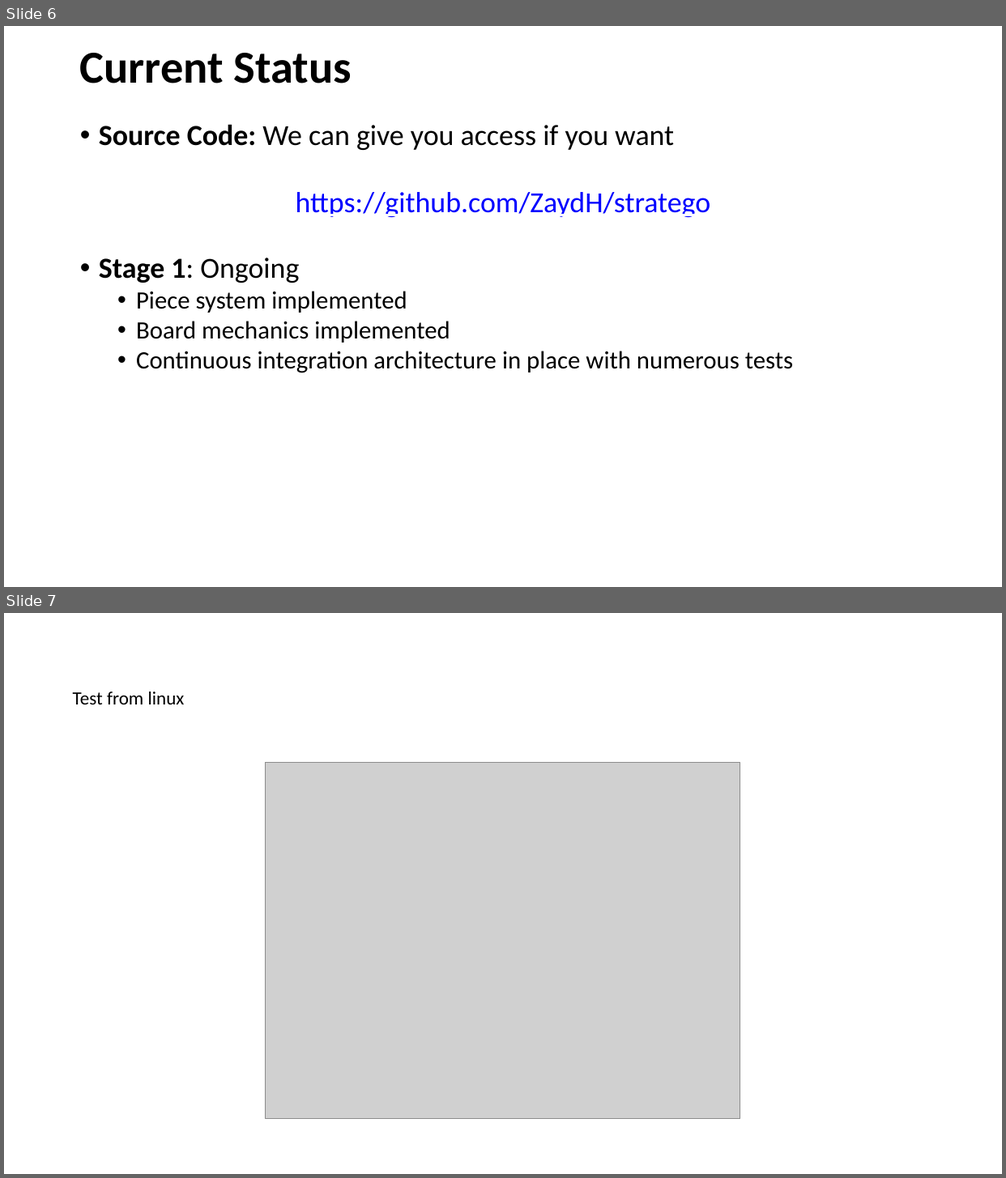
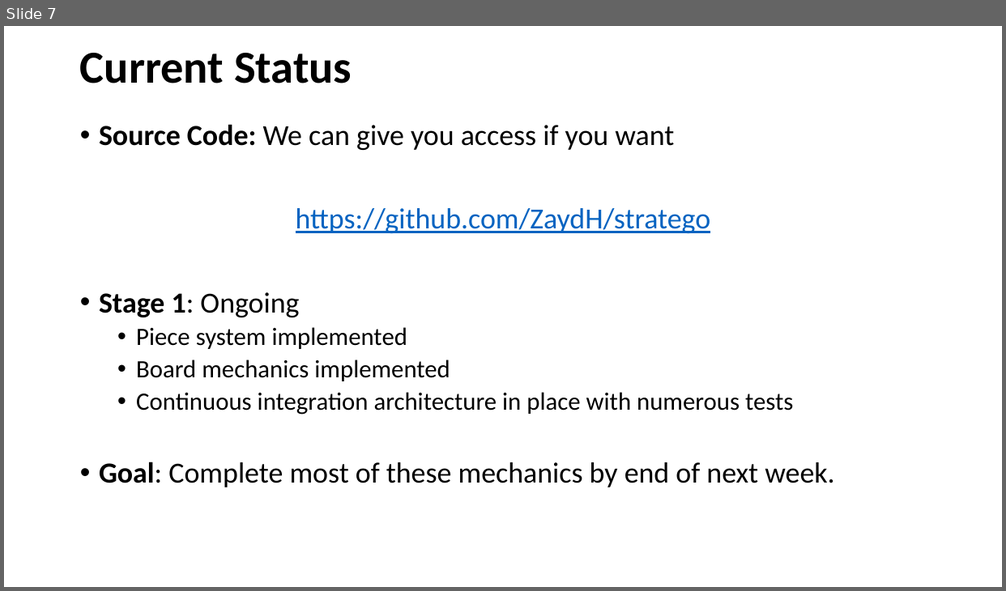
Before and after one commit to ZaydH/stratego, a slide deck: weekly_slides/cis510_meeting_2019_04_12.pptx. Shown one above the other, each under a label of ours: slides 6 and 7 before the commit, slide 7 after it. The pictures are 1006x1178 and 1006x591 pixels, drawn with LibreOffice and Linux fonts; fonts in the diff are those of the drawing; grey boxes stand for pictures. Boxes give left, top, right and bottom in pixels: in the first picture for what was removed or moved away, otherwise in the second. Text is boxed around its words. In the diff, an @@ line names an element or a change of style, - is before the commit and + after.

Commit message:
Weekly Slides: Final week 2 slides.

```diff
--- a/weekly_slides/cis510_meeting_2019_04_12.pptx
+++ b/weekly_slides/cis510_meeting_2019_04_12.pptx
@@ slide 7 removed at box(4, 613, 1002, 1174), background #FFFFFF @@
@@ text removed at box(73, 692, 185, 705) @@
-Test from linux
@@ picture removed at box(266, 763, 740, 1119) @@
@@ what was slide 6 is now slide 7 @@
@@ slide 7 changed as well @@
@@ text at box(99, 124, 793, 415): text colour #0000FF to #0563C1 in "https://github.com/ZaydH/stratego"; more space between paragraphs; line spacing 1 to 0.9 @@
@@ text at box(99, 462, 834, 488): paragraph added @@
+• Goal: Complete most of these mechanics by end of next week.
```
Also in this commit, not shown: 5 other slides changed, 2 slides added.
